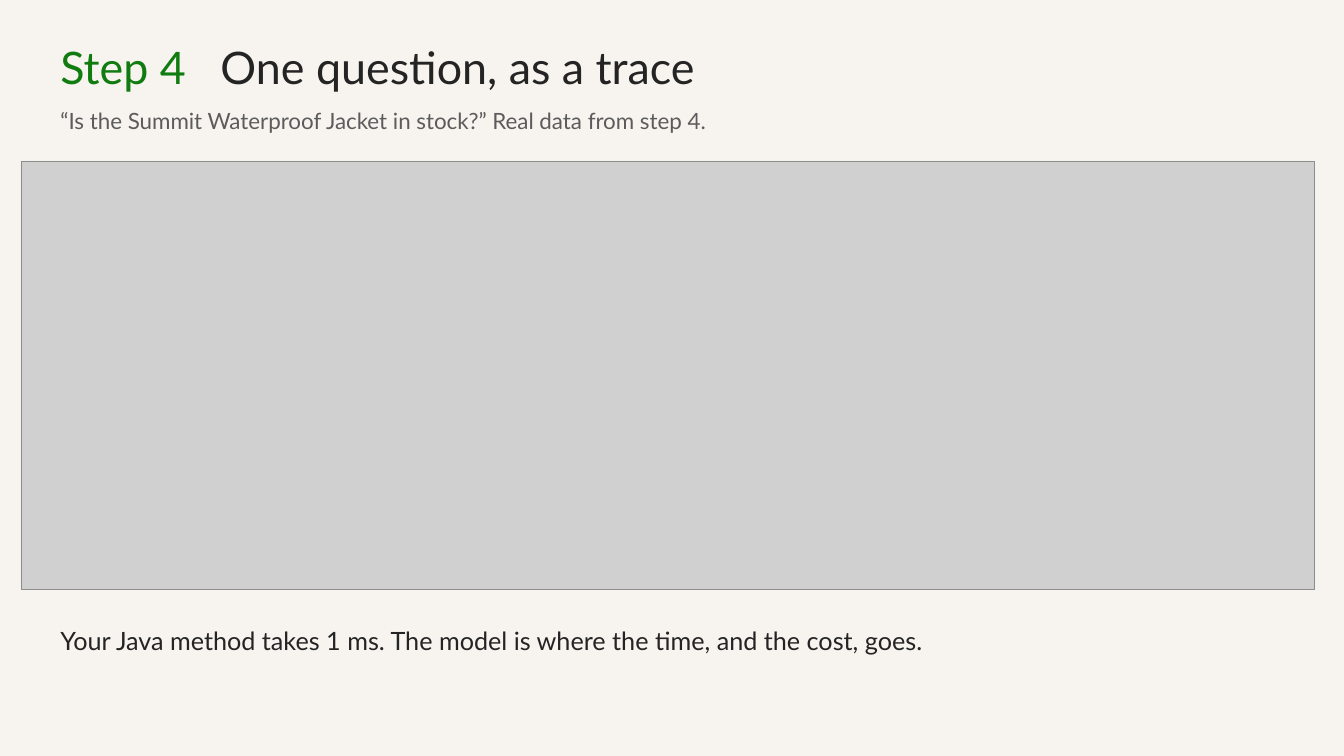
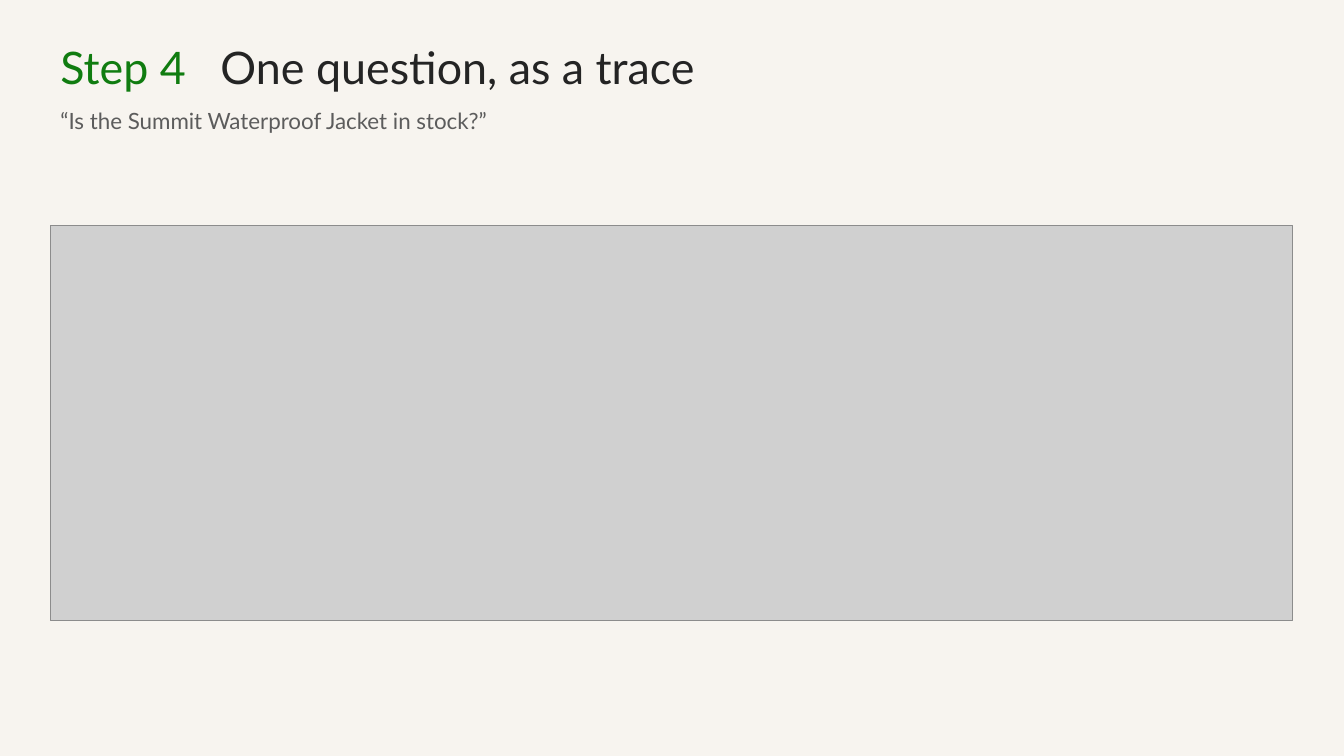
Before and after one commit to roryp/spring-ai-webstore, a slide deck: slide 11 of docs/trail-store-workshop.pptx. Drawn at 1344x756 pixels with LibreOffice and Linux fonts; fonts in the diff are those of the drawing; grey boxes stand for pictures. Boxes give left, top, right and bottom in pixels: in the first picture for what was removed or moved away, otherwise in the second. Text is boxed around its words. In the diff, an @@ line names an element or a change of style, - is before the commit and + after.

```diff
--- a/docs/trail-store-workshop.pptx
+++ b/docs/trail-store-workshop.pptx
@@ text at (x1=60, y1=112, x2=486, y2=133): text changed @@
-“Is the Summit Waterproof Jacket in stock?” Real data from step 4.
+“Is the Summit Waterproof Jacket in stock?”
@@ picture resized from (x1=21, y1=161, x2=1315, y2=590) to (x1=50, y1=225, x2=1294, y2=621) @@
@@ text removed at (x1=60, y1=631, x2=922, y2=654) @@
-Your Java method takes 1 ms. The model is where the time, and the cost, goes.
```
Also in this commit, not shown: 11 other slides changed.
